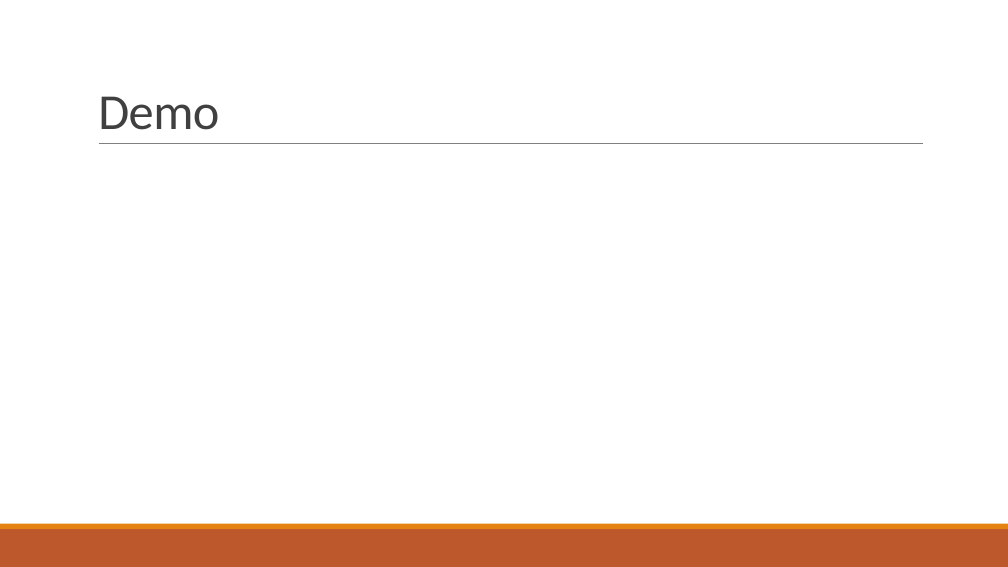
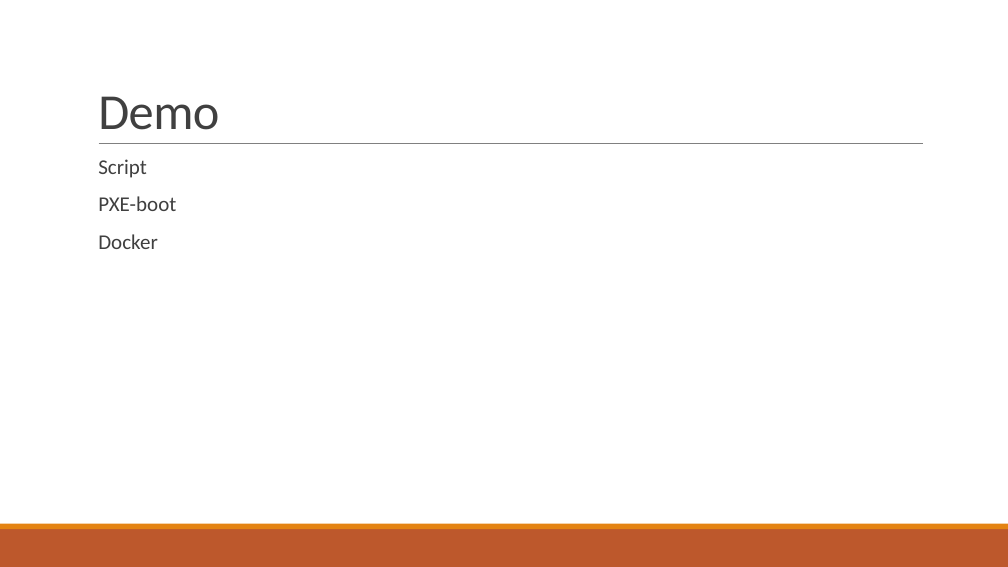
Before and after one commit to JouriTas/Projectwerk-IT-project, a slide deck: slide 10 of Scrum Artifacts/Sprint5/IT-Projectwerk 2022.pptx. Drawn at 1008x567 pixels with LibreOffice and Linux fonts; fonts in the diff are those of the drawing. Boxes give left, top, right and bottom in pixels: in the first picture for what was removed or moved away, otherwise in the second. Text is boxed around its words. In the diff, an @@ line names an element or a change of style, - is before the commit and + after.

Commit message:
Uitvoering - demo - besluit

```diff
--- a/Scrum Artifacts/Sprint5/IT-Projectwerk 2022.pptx
+++ b/Scrum Artifacts/Sprint5/IT-Projectwerk 2022.pptx
@@ text added at (x1=98, y1=159, x2=176, y2=249), 20 pt, text #404040 @@
+  Script
+  PXE-boot
+  Docker
```
Also in this commit, not shown: 2 other slides changed, 1 other file.
